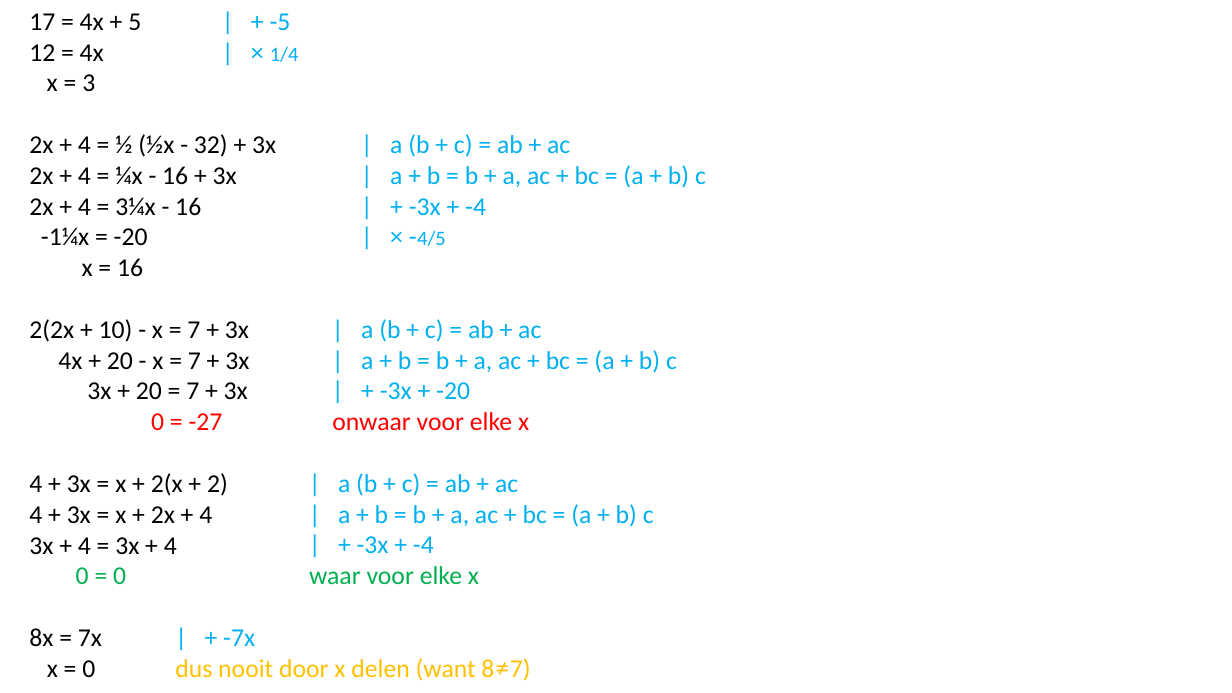
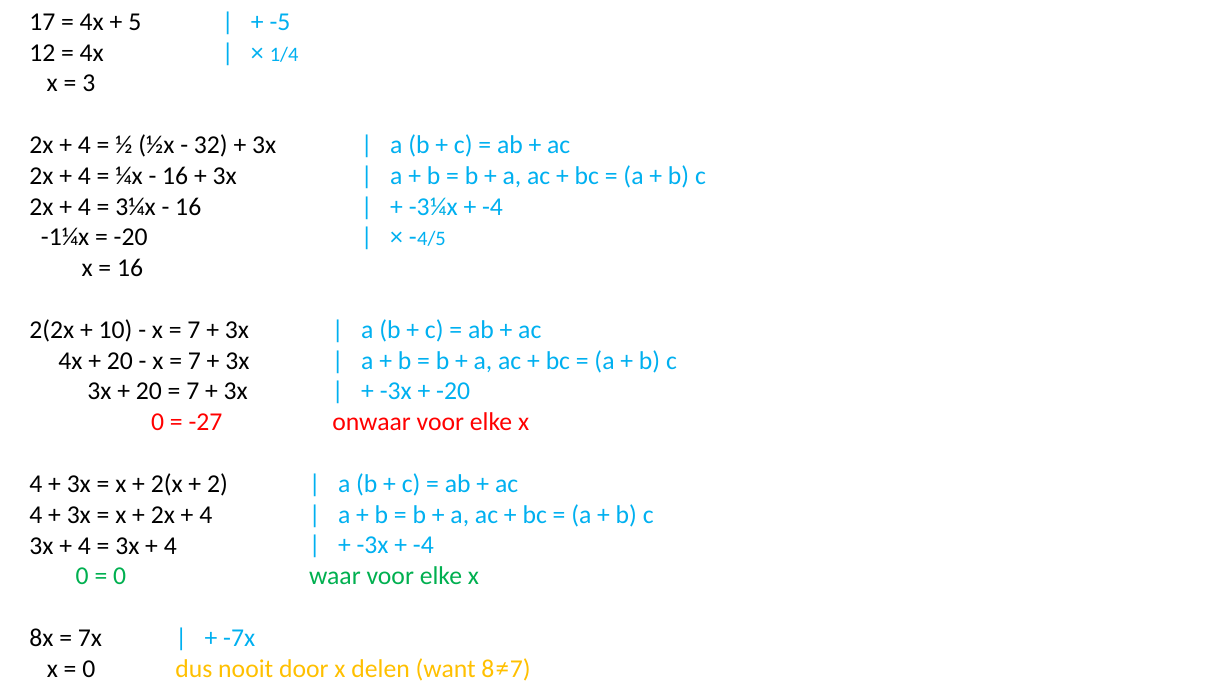
Before and after one commit to QQuick/Wiztech, a slide deck: slide 6 of module_2_numerieke_wiskunde/les_2_vergelijkingen_matrices_en_vectoren/vergelijkingen_1.odp. Drawn at 1232x693 pixels with LibreOffice and Linux fonts; fonts in the diff are those of the drawing. Boxes give left, top, right and bottom in pixels: in the first picture for what was removed or moved away, otherwise in the second. Text is boxed around its words. In the diff, an @@ line names an element or a change of style, - is before the commit and + after.

```diff
--- a/module_2_numerieke_wiskunde/les_2_vergelijkingen_matrices_en_vectoren/vergelijkingen_1.odp
+++ b/module_2_numerieke_wiskunde/les_2_vergelijkingen_matrices_en_vectoren/vergelijkingen_1.odp
@@ text at box(409, 197, 503, 215): text changed @@
-| + -3x + -4
+| + -3¼x + -4
```
Also in this commit, not shown: 2 slides added, 1 other file.
